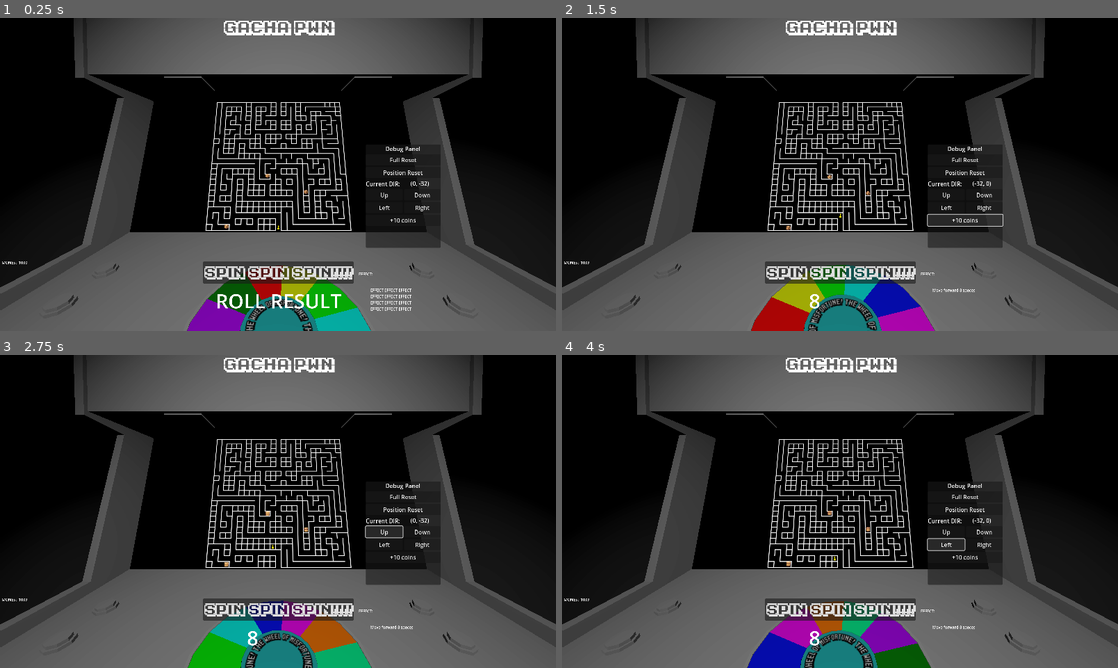
Above: before the commit, frames 1-4 (two rows, left to right).
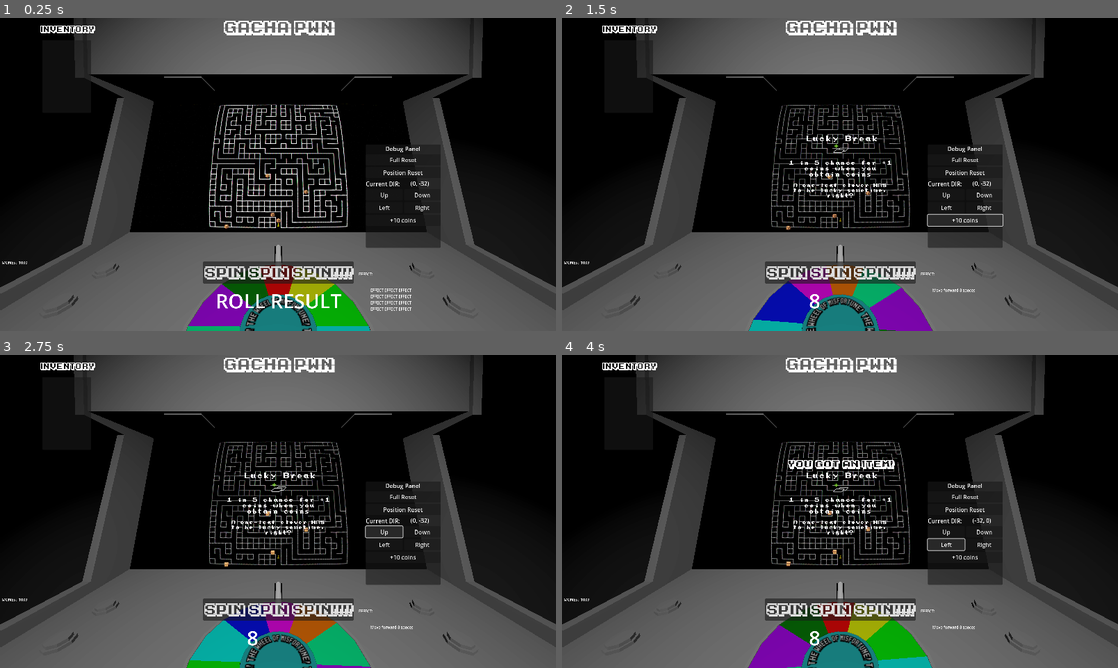
Above: after the commit, the same moments.

Repository: kronoskrull/Untitled-Gacha-game
Game: Godot game, scene res://Level/level.tscn
Same seed, same stepped clock (60 frames per second), same inputs: the game is played once before the commit and once after it.
Inputs:
- Up to frame 1 (0.25 s): no input
- Up to frame 2 (1.5 s): click "SPIN SPIN SPIN!!!!" at 0.5 s; click "+10 coins" at 1.25 s
- Up to frame 3 (2.75 s): click "Up" at 2 s
- Up to frame 4 (4 s): click "Down" at 2.75 s; click "Left" at 3.5 s

The runs differ from the first frame. In frame 1, 4.9% of the frame differs, in the area x 7-67%, y 2-100%; in frame 2, 7.4%; in frame 3, 5.9%; in frame 4, 7.7%.

Commit message:
Obtainables + Inv Working

Diff:
--- a/Junctions/tjunc.gd
+++ b/Junctions/tjunc.gd
@@ -10,13 +10,14 @@
 
 func _on_area_2d_area_entered(area: Area2D) -> void:
 	#breakpoint
+	var reroll = false
 	var playerDIR = area.get_parent().get_parent().get_parent().playerDIR
-	area.get_parent().get_parent().get_parent().playerDIR = rollDIR(playerDIR)
+	area.get_parent().get_parent().get_parent().playerDIR = rollDIR(playerDIR, reroll)
 
 
 
 
-func rollDIR(playerDIR) -> Vector2:
+func rollDIR(playerDIR, reroll: bool) -> Vector2:
 	randomize()
 	var i = randi_range(0, 2)
 
@@ -29,20 +30,42 @@
 					if playerDIR != Vector2(32, 0):
 							playerDIR = Vector2(-32, 0)
 							return playerDIR
-					else:
-						rollDIR(playerDIR)
+					elif !reroll:
+						reroll = true
+						rollDIR(playerDIR, reroll)
+					elif reroll:
+						var r = randi_range(0, 1)
+						if r > 0:
+							playerDIR = Vector2(-32, 0)
+						else:
+							playerDIR = Vector2(0, 32)
+
 				1: # Down from point
 					if playerDIR != Vector2(0, -32):
 						playerDIR = Vector2(0, 32)
 						return playerDIR
-					else:
-						rollDIR(playerDIR)
+					elif !reroll:
+						reroll = true
+						rollDIR(playerDIR, reroll)
+					elif reroll:
+						var r = randi_range(0, 1)
+						if r > 0:
+							playerDIR = Vector2(0, 32)
+						else:
+							playerDIR = Vector2(0, -32)
 				2: # Right from point
 					if playerDIR != Vector2(-32, 0):
 						playerDIR = Vector2(32, 0)
 						return playerDIR
-					else:
-						rollDIR(playerDIR)
+					elif !reroll:
+						reroll = true
+						rollDIR(playerDIR, reroll)
+					elif reroll:
+						var r = randi_range(0, 1)
+						if r > 0:
+							playerDIR = Vector2(32, 0)
+						else:
+							playerDIR = Vector2(0, 32)
 
 		1: # Left-pointing T shape
 
@@ -51,20 +74,41 @@
 					if playerDIR != Vector2(0, 32):
 							playerDIR = Vector2(0, -32)
 							return playerDIR
-					else:
-						rollDIR(playerDIR)
+					elif !reroll:
+						reroll = true
+						rollDIR(playerDIR, reroll)
+					elif reroll:
+						var r = randi_range(0, 1)
+						if r > 0:
+							playerDIR = Vector2(0, -32)
+						else:
+							playerDIR = Vector2(-32, 0)
 				1: # Down from point
 					if playerDIR != Vector2(32, 0):
 						playerDIR = Vector2(-32, 0)
 						return playerDIR
-					else:
-						rollDIR(playerDIR)
+					elif !reroll:
+						reroll = true
+						rollDIR(playerDIR, reroll)
+					elif reroll:
+						var r = randi_range(0, 1)
+						if r > 0:
+							playerDIR = Vector2(-32, 0)
+						else:
+							playerDIR = Vector2(0, -32)
 				2: # Right from point
 					if playerDIR != Vector2(0, -32):
 						playerDIR = Vector2(0, 32)
 						return playerDIR
-					else:
-						rollDIR(playerDIR)
+					elif !reroll:
+						reroll = true
+						rollDIR(playerDIR, reroll)
+					elif reroll:
+						var r = randi_range(0, 1)
+						if r > 0:
+							playerDIR = Vector2(32, 0)
+						else:
+							playerDIR = Vector2(0, 32)
 
 		2: # Right-pointing T shape
 
@@ -74,19 +118,22 @@
 							playerDIR = Vector2(0, 32)
 							return playerDIR
 					else:
-						rollDIR(playerDIR)
+						reroll = true
+						rollDIR(playerDIR, reroll)
 				1: # Down from point
 					if playerDIR != Vector2(-32, 0):
 						playerDIR = Vector2(32, 0)
 						return playerDIR
 					else:
-						rollDIR(playerDIR)
+						reroll = true
+						rollDIR(playerDIR, reroll)
 				2: # Right from point
 					if playerDIR != Vector2(0, 32):
 						playerDIR = Vector2(0, -32)
 						return playerDIR
 					else:
-						rollDIR(playerDIR)
+						reroll = true
+						rollDIR(playerDIR, reroll)
 
 		3: # Upside-Down T shape
 
@@ -96,18 +143,21 @@
 							playerDIR = Vector2(32, 0)
 							return playerDIR
 					else:
-						rollDIR(playerDIR)
+						reroll = true
+						rollDIR(playerDIR, reroll)
 				1: # Down from point
 					if playerDIR != Vector2(0, 32):
 						playerDIR = Vector2(0, -32)
 						return playerDIR
 					else:
-						rollDIR(playerDIR)
+						reroll = true
+						rollDIR(playerDIR, reroll)
 				2: # Right from point
 					if playerDIR != Vector2(32, 0):
 						playerDIR = Vector2(-32, 0)
 						return playerDIR
 					else:
-						rollDIR(playerDIR)
+						reroll = true
+						rollDIR(playerDIR, reroll)
 
 	return playerDIR
--- /dev/null
+++ b/Level/inventoryItem.gd
@@ -0,0 +1,40 @@
+extends Button
+
+var index: int
+
+@onready var itemName: Button = $"."
+@onready var itemSprite: Sprite2D = $Sprite2D
+@onready var descLabel: Label = $desc
+@onready var hoverPlayer: AnimationPlayer = $hoverPlayer
+@onready var activatePlayer: AnimationPlayer = $activatePlayer
+@onready var activateTipLabel: Label = $activateTipLabel
+
+
+var is_focused: bool = false
+
+func _ready() -> void:
+	hoverPlayer.play("hover")
+	hide()
+
+
+func _process(delta: float) -> void:
+	if is_focused:
+		descLabel.show()
+	else:
+		descLabel.hide()
+
+
+func activate():
+	activatePlayer.play("activateEffect")
+
+
+func _on_button_down() -> void:
+	is_focused = true
+
+
+func _on_button_up() -> void:
+	is_focused = false
+
+
+func _on_stim_button_pressed() -> void:
+	activatePlayer.play("activateIdle")
--- a/Level/level.gd
+++ b/Level/level.gd
@@ -29,12 +29,22 @@
 @onready var itemEffect: Label = $SubViewport/obtainedAnim/itemEffect
 @onready var commentLabel: Label = $SubViewport/obtainedAnim/commentLabel
 @onready var obtainedAnim: Node2D = $SubViewport/obtainedAnim
-
-
+var itemsActivating: Array = [0]
+var newItemIndex: int
+var newActLabel: String
+@onready var invItem = preload("res://invItem.tscn")
+@onready var inventory: VBoxContainer = $inv/inventoryPanel/VBoxContainer
+var invItemInstance
+var rarity: Color
+
+var common: Color = Color.GREEN_YELLOW
+var rare: Color = Color.SKY_BLUE
+var ultraRare: Color = Color.DARK_MAGENTA
 
 
 # Set the money count to whatever it's supposed to be
 func _ready() -> void:
+
 	monUpdate()
 
 func _process(delta: float) -> void:
@@ -50,10 +60,6 @@
 # starts, it spins a random number 0 - 9 inclusive. This value is an index thatr corresponds to one of
 # the ten available positions on the player spinner.
 
-# The main attraction for this function is the match table, which will house all the different possible
-# effects. 0 - 9 correspond to the base movement of 0 or 5 spaces, base gain of 2, 3, or 5 coins, or
-# loss of 1 extra coin that the spinner defaults to at the start of a run, and everything following
-# is some other effect in no particular order for now.
 
 func interpretSpin() -> void:
 	if money > 0 and canSpin:
@@ -66,7 +72,9 @@
 		if obtainedItems.has(5) and spinResult == 0:           #TODO
 			var i = randi_range(0, 3)
 			if i < 1:
-															   #TODO make an animation for when you reroll a 0
+				itemsActivating.clear()
+				itemsActivating.append(5)
+				itemActivate(itemsActivating)
 				interpretSpin()
 
 
@@ -79,22 +87,31 @@
 		if obtainedItems.has(1):
 			var i = randi_range(0, 9)
 			if i < 1:
-				itemBob(1)
+				itemsActivating.clear()
+				itemsActivating.append(1)
+				itemActivate(itemsActivating)
 				distance += 1
 		if obtainedItems.has(3):
-			itemBob(3)
+			itemsActivating.clear()
+			itemsActivating.append(3)
+			itemActivate(itemsActivating)
 			distance += 1
 
 		if obtainedItems.has(6):
-			itemBob(6)
+			itemsActivating.clear()
+			itemsActivating.append(6)
+			itemActivate(itemsActivating)
 			distance += 2
 
 		move(distance)
 		effect.text = "Move forward " + str(distance) + " spaces"
 
 
-func itemBob(item: int) -> void:
-	pass
+func itemActivate(items: Array) -> void:
+	for c in inventory.get_children():
+		if items.has(c.index):
+			c.activate()
+		await get_tree().create_timer(0.1).timeout
 
 func move(distance: int) -> void:
 	if distance > 0:
@@ -114,76 +131,113 @@
 func pauseForObtainable() -> void:
 
 	while obtainablePause:
+
 		fadeRect.color.a = lerpf(fadeRect.color.a, 0.5, 1)
+		invItemInstance = invItem.instantiate()
 		obtainableAnim()
 
 		await get_tree().create_timer(5.0).timeout
 		fadeRect.color.a = lerpf(fadeRect.color.a, 0, 1)
 		obtainedAnim.hide()
 		itemAnims.stop()
+
+
+		inventory.add_child(invItemInstance)
+		invItemInstance.z_index = 5
+		invItemInstance.index = newItemIndex
+		invItemInstance.itemName.text = itemName.text
+		invItemInstance.itemName.self_modulate = Color(rarity)
+		invItemInstance.itemSprite.texture = itemSprite.texture
+		invItemInstance.descLabel.text = itemEffect.text
+		invItemInstance.activateTipLabel.text = newActLabel
+		invItemInstance.show()
+
 		obtainablePause = false
 		continue
 
 
 func obtainableAnim():
+
 	match lastObtained:
 		0:
 			itemSprite.set_texture(preload("res://Assets/obtainables/obt001.png"))
 			itemName.text = "Leg Day"
 			itemEffect.text = "1 in 10 chance to move an extra space"
 			commentLabel.text = "Maybe hitting the gym isn't such a bad idea"
+			newActLabel = "+1 to roll!"
+			rarity = common
+
 		1:
 			itemSprite.set_texture(preload("res://Assets/obtainables/obt002.png"))
 			itemName.text = "Lucky Break"
-			itemEffect.text = "1 in 4 chance for +1 coins when you obtain coins"
+			itemEffect.text = "1 in 5 chance for +1 coins when you obtain coins"
 			commentLabel.text = "A one-leaf clover HAS to be lucky sometime, right?"
+			newActLabel = "+1 coin!"
+			rarity = common
 		2:
 			itemSprite.set_texture(preload("res://Assets/obtainables/obt001.png"))
 			itemName.text = "Negative Negation"
 			itemEffect.text = "1 in 20 chance to negate a negative space effect"
 			commentLabel.text = "If I can't see it, it doesn't exist!"
+			newActLabel = "Effect Negated!"
+			rarity = common
 		3:
 			itemSprite.set_texture(preload("res://Assets/obtainables/obt001.png"))
 			itemName.text = "Leg Day+"
 			itemEffect.text = "Adds +1 to every spin"
 			commentLabel.text = "Those gains are really paying off, huh?"
+			newActLabel = "+1 to roll!"
+			rarity = rare
 		4:
 			itemSprite.set_texture(preload("res://Assets/obtainables/obt001.png"))
-			itemName.text = "Cash Advance"
+			itemName.text = "Bank Error"
 			itemEffect.text = "When gaining/losing coins, 1 in 4 chance to double the amount"
 			commentLabel.text = "Bank error in your favor (or not)"
+			newActLabel = "ERR0R"
+			rarity = rare
 		5:
 			itemSprite.set_texture(preload("res://Assets/obtainables/obt001.png"))
 			itemName.text = "Anywhere But Here"
 			itemEffect.text = "1 in 4 chance to reroll every 0"
 			commentLabel.text = "We've all cheated at least once, right?"
+			newActLabel = "Reroll!"
+			rarity = rare
 		6:
 			itemSprite.set_texture(preload("res://Assets/obtainables/obt001.png"))
 			itemName.text = "Leg Day++"
 			itemEffect.text = "Adds +2 to every spin"
-			commentLabel.text = "What are they putting in your pre-workout, man?!"
+			commentLabel.text = "What are they putting in your pre-workout, dude?!"
+			newActLabel = "+2 to roll!"
+			rarity = ultraRare
 		7:
 			itemSprite.set_texture(preload("res://Assets/obtainables/obt001.png"))
 			itemName.text = "Two's Company"
 			itemEffect.text = "Doubles all effect, item and roll odds"
 			commentLabel.text = "Oops, All Sixes!"
+			rarity = ultraRare
 		8:
 			itemSprite.set_texture(preload("res://Assets/obtainables/obt001.png"))
 			itemName.text = "Scot-Free"
 			itemEffect.text = "Pay 10 coins to negate a negative space effect"
 			commentLabel.text = "Just like in real life!"
+			newActLabel = "Consequences Escaped!"
+			rarity = ultraRare
 		9:
 			itemSprite.set_texture(preload("res://Assets/obtainables/obt001.png"))
 			itemName.text = "Multiroll"
 			itemEffect.text = "Roll 3 times, last roll upgrades the space effect!"
 			commentLabel.text = "This is where the fun begins!"
+			newActLabel = "Multiroll!"
+
+
 
 	obtainedAnim.show()
 	itemAnims.play("blink_bob")
 
 
 func getObtainable(obtainable: int) -> void:
-
+	newItemIndex = obtainable
+	obtainedItems.append(obtainable)
 	match obtainable:
 		0, 1, 2:
 			print (spinOptions.masterObtainablesList[obtainable])
--- a/Level/level.tscn
+++ b/Level/level.tscn
@@ -46,6 +46,11 @@
 sky = SubResource("Sky_0udfg")
 tonemap_mode = 2
 glow_enabled = true
+
+[sub_resource type="StandardMaterial3D" id="StandardMaterial3D_xmeaq"]
+albedo_color = Color(0, 0, 0, 1)
+
+[sub_resource type="StandardMaterial3D" id="StandardMaterial3D_cb8bq"]
 
 [sub_resource type="RectangleShape2D" id="RectangleShape2D_htn7m"]
 size = Vector2(141.177, 141.176)
@@ -172,7 +177,7 @@
 script = ExtResource("3_thr51")
 
 [node name="Spinner(1)" type="MeshInstance3D" parent="lighting & env/spinnerPLACEHOLDER"]
-transform = Transform3D(0.004, 0, 0, 0, 0.004, 0, 0, 0, 0.004, 0, 0.0360735, 0.0891991)
+transform = Transform3D(0.004, 0, 0, 0, 0.004, 0, 0, 0, 0.004, 0, 0.036, 0)
 material_override = SubResource("StandardMaterial3D_54ae4")
 mesh = ExtResource("5_ynopn")
 skeleton = NodePath("../../..")
@@ -203,7 +208,19 @@
 [node name="WorldEnvironment" type="WorldEnvironment" parent="lighting & env"]
 environment = SubResource("Environment_tqm3s")
 
+[node name="CSGBox3D" type="CSGBox3D" parent="lighting & env"]
+transform = Transform3D(0.3, 0, 0, 0, 0.6, 0, 0, 0, 0.3, 0, -0.177715, 15.1717)
+size = Vector3(1, 1.37207, 1)
+material = SubResource("StandardMaterial3D_xmeaq")
+
+[node name="CSGCylinder3D" type="CSGCylinder3D" parent="lighting & env"]
+transform = Transform3D(0.3, 0, 0, 0, -1.8621e-08, -0.3, 0, 0.426, -1.31134e-08, 0, 0.203744, 15.7813)
+radius = 0.349336
+height = 3.52089
+material = SubResource("StandardMaterial3D_cb8bq")
+
 [node name="SubViewport" type="SubViewport" parent="."]
+handle_input_locally = false
 size = Vector2i(1907, 847)
 
 [node name="HUDBlock" type="Sprite2D" parent="SubViewport"]
@@ -229,7 +246,6 @@
 shape = SubResource("RectangleShape2D_htn7m")
 
 [node name="Maze1_0" type="Sprite2D" parent="SubViewport"]
-visible = false
 material = SubResource("ShaderMaterial_tcoxg")
 position = Vector2(954, 423)
 scale = Vector2(2, 2)
@@ -262,6 +278,14 @@
 
 [node name="obtainable3" parent="SubViewport/obtainables" instance=ExtResource("13_2xnj0")]
 position = Vector2(890, 516)
+scale = Vector2(2, 2)
+
+[node name="obtainable4" parent="SubViewport/obtainables" instance=ExtResource("13_2xnj0")]
+position = Vector2(954, 772)
+scale = Vector2(2, 2)
+
+[node name="obtainable5" parent="SubViewport/obtainables" instance=ExtResource("13_2xnj0")]
+position = Vector2(922, 740)
 scale = Vector2(2, 2)
 
 [node name="obtainedAnim" type="Node2D" parent="SubViewport"]
@@ -1202,7 +1226,36 @@
 light_energy = 5.202
 spot_range = 59.2358
 
+[node name="inv" type="Control" parent="."]
+layout_mode = 3
+anchors_preset = 0
+offset_right = 40.0
+offset_bottom = 40.0
+
+[node name="inventoryPanel" type="PanelContainer" parent="inv"]
+layout_mode = 0
+offset_left = 173.0
+offset_top = 89.0
+offset_right = 374.0
+offset_bottom = 391.0
+
+[node name="VBoxContainer" type="VBoxContainer" parent="inv/inventoryPanel"]
+layout_mode = 2
+
+[node name="Label" type="Label" parent="inv"]
+layout_mode = 0
+offset_left = 160.0
+offset_top = 19.0
+offset_right = 393.0
+offset_bottom = 67.0
+theme_override_fonts/font = ExtResource("18_7x8mt")
+theme_override_font_sizes/font_size = 31
+text = "Inventory"
+horizontal_alignment = 1
+vertical_alignment = 1
+
 [connection signal="pressed" from="Control/1spinButton" to="." method="_on_spin_button_pressed"]
+[connection signal="pressed" from="Control/1spinButton" to="lighting & env/spinnerPLACEHOLDER" method="_on_spin_button_pressed"]
 [connection signal="pressed" from="Control/debugPanel/VBoxContainer/resetbutton" to="." method="_on_resetbutton_pressed"]
 [connection signal="pressed" from="Control/debugPanel/VBoxContainer/posresButton" to="." method="_on_posres_button_pressed"]
 [connection signal="pressed" from="Control/debugPanel/VBoxContainer/GridContainer/dirUP" to="." method="_on_dir_up_pressed"]
--- a/Spinner/spinner_placeholder.gd
+++ b/Spinner/spinner_placeholder.gd
@@ -1,5 +1,8 @@
 extends CSGCylinder3D
 
+var spinning: bool = false
+var spin_velocity: float = 0
+var friction: float = 0.98
 
 # Called when the node enters the scene tree for the first time.
 func _ready() -> void:
@@ -8,4 +11,17 @@
 
 # Called every frame. 'delta' is the elapsed time since the previous frame.
 func _process(delta: float) -> void:
-	rotation.y += 1 * delta
+	#rotation.y += 1 * delta
+	if spinning:
+		if spin_velocity != 0:
+			var currentAngle = self.rotation
+			currentAngle.y += spin_velocity * delta
+			spin_velocity *= friction
+			if spin_velocity < 0.01:
+				spin_velocity = 0
+				spinning = false
+			self.rotation = currentAngle
+
+func _on_spin_button_pressed() -> void:
+	spin_velocity = randf_range(200, 500)
+	spinning = true
--- /dev/null
+++ b/invItem.tscn
@@ -0,0 +1,296 @@
+[gd_scene load_steps=13 format=3 uid="uid://dlbrvj56rjkc0"]
+
+[ext_resource type="Script" path="res://Level/inventoryItem.gd" id="1_mwd0l"]
+[ext_resource type="Texture2D" uid="uid://c84526k3vmba1" path="res://Assets/obtainables/obt001.png" id="2_lc06q"]
+
+[sub_resource type="Animation" id="Animation_g17f1"]
+resource_name = "hover"
+length = 8.0
+loop_mode = 1
+step = 0.0166667
+tracks/0/type = "value"
+tracks/0/imported = false
+tracks/0/enabled = true
+tracks/0/path = NodePath("Sprite2D:position")
+tracks/0/interp = 1
+tracks/0/loop_wrap = true
+tracks/0/keys = {
+"times": PackedFloat32Array(2, 6),
+"transitions": PackedFloat32Array(-2, -2),
+"update": 0,
+"values": [Vector2(247, 8), Vector2(247, 24)]
+}
+tracks/1/type = "value"
+tracks/1/imported = false
+tracks/1/enabled = true
+tracks/1/path = NodePath("Sprite2D:rotation")
+tracks/1/interp = 1
+tracks/1/loop_wrap = true
+tracks/1/keys = {
+"times": PackedFloat32Array(3.06667, 7.78333),
+"transitions": PackedFloat32Array(-2, -2),
+"update": 0,
+"values": [0.0349066, -0.0349066]
+}
+
+[sub_resource type="Animation" id="Animation_ovrtn"]
+length = 0.001
+tracks/0/type = "value"
+tracks/0/imported = false
+tracks/0/enabled = true
+tracks/0/path = NodePath("Sprite2D:position")
+tracks/0/interp = 1
+tracks/0/loop_wrap = true
+tracks/0/keys = {
+"times": PackedFloat32Array(0),
+"transitions": PackedFloat32Array(1),
+"update": 0,
+"values": [Vector2(247, 16)]
+}
+tracks/1/type = "value"
+tracks/1/imported = false
+tracks/1/enabled = true
+tracks/1/path = NodePath("Sprite2D:rotation")
+tracks/1/interp = 1
+tracks/1/loop_wrap = true
+tracks/1/keys = {
+"times": PackedFloat32Array(0),
+"transitions": PackedFloat32Array(1),
+"update": 0,
+"values": [0.0]
+}
+
+[sub_resource type="AnimationLibrary" id="AnimationLibrary_g660u"]
+_data = {
+"RESET": SubResource("Animation_ovrtn"),
+"hover": SubResource("Animation_g17f1")
+}
+
+[sub_resource type="Animation" id="Animation_2mpje"]
+length = 0.001
+tracks/0/type = "value"
+tracks/0/imported = false
+tracks/0/enabled = true
+tracks/0/path = NodePath("Sprite2D:scale")
+tracks/0/interp = 1
+tracks/0/loop_wrap = true
+tracks/0/keys = {
+"times": PackedFloat32Array(0),
+"transitions": PackedFloat32Array(1),
+"update": 0,
+"values": [Vector2(3, 3)]
+}
+tracks/1/type = "value"
+tracks/1/imported = false
+tracks/1/enabled = true
+tracks/1/path = NodePath("Sprite2D:rotation")
+tracks/1/interp = 1
+tracks/1/loop_wrap = true
+tracks/1/keys = {
+"times": PackedFloat32Array(0),
+"transitions": PackedFloat32Array(1),
+"update": 0,
+"values": [0.0]
+}
+tracks/2/type = "value"
+tracks/2/imported = false
+tracks/2/enabled = true
+tracks/2/path = NodePath("activateTipLabel:visible")
+tracks/2/interp = 1
+tracks/2/loop_wrap = true
+tracks/2/keys = {
+"times": PackedFloat32Array(0),
+"transitions": PackedFloat32Array(1),
+"update": 1,
+"values": [false]
+}
+tracks/3/type = "value"
+tracks/3/imported = false
+tracks/3/enabled = true
+tracks/3/path = NodePath("activateTipLabel:position")
+tracks/3/interp = 1
+tracks/3/loop_wrap = true
+tracks/3/keys = {
+"times": PackedFloat32Array(0),
+"transitions": PackedFloat32Array(1),
+"update": 0,
+"values": [Vector2(315, 8)]
+}
+tracks/4/type = "value"
+tracks/4/imported = false
+tracks/4/enabled = true
+tracks/4/path = NodePath("activateTipLabel:scale")
+tracks/4/interp = 1
+tracks/4/loop_wrap = true
+tracks/4/keys = {
+"times": PackedFloat32Array(0),
+"transitions": PackedFloat32Array(1),
+"update": 0,
+"values": [Vector2(1, 1)]
+}
+
+[sub_resource type="Animation" id="Animation_2q3je"]
+resource_name = "activateEffect"
+length = 0.400003
+tracks/0/type = "value"
+tracks/0/imported = false
+tracks/0/enabled = true
+tracks/0/path = NodePath("Sprite2D:scale")
+tracks/0/interp = 1
+tracks/0/loop_wrap = true
+tracks/0/keys = {
+"times": PackedFloat32Array(0, 0.0666667, 0.266667),
+"transitions": PackedFloat32Array(1, -2, -2),
+"update": 0,
+"values": [Vector2(3, 3), Vector2(4.215, 4.215), Vector2(3, 3)]
+}
+tracks/1/type = "value"
+tracks/1/imported = false
+tracks/1/enabled = true
+tracks/1/path = NodePath("Sprite2D:rotation")
+tracks/1/interp = 1
+tracks/1/loop_wrap = true
+tracks/1/keys = {
+"times": PackedFloat32Array(0, 0.0666667, 0.2, 0.266667),
+"transitions": PackedFloat32Array(1, -2, -2, -2),
+"update": 0,
+"values": [0.0, -0.0872665, 0.0349066, 0.0]
+}
+tracks/2/type = "value"
+tracks/2/imported = false
+tracks/2/enabled = true
+tracks/2/path = NodePath("activateTipLabel:visible")
+tracks/2/interp = 1
+tracks/2/loop_wrap = true
+tracks/2/keys = {
+"times": PackedFloat32Array(0, 0.0666667, 0.4),
+"transitions": PackedFloat32Array(1, 1, 1),
+"update": 1,
+"values": [false, true, false]
+}
+tracks/3/type = "value"
+tracks/3/imported = false
+tracks/3/enabled = true
+tracks/3/path = NodePath("activateTipLabel:position")
+tracks/3/interp = 1
+tracks/3/loop_wrap = true
+tracks/3/keys = {
+"times": PackedFloat32Array(0, 0.0333333, 0.1, 0.400003),
+"transitions": PackedFloat32Array(1, 1, -2, -2),
+"update": 0,
+"values": [Vector2(315, 8), Vector2(315, 8), Vector2(315, -2), Vector2(315, 8)]
+}
+tracks/4/type = "value"
+tracks/4/imported = false
+tracks/4/enabled = true
+tracks/4/path = NodePath("activateTipLabel:scale")
+tracks/4/interp = 1
+tracks/4/loop_wrap = true
+tracks/4/keys = {
+"times": PackedFloat32Array(0, 0.0333333, 0.1, 0.333333),
+"transitions": PackedFloat32Array(1, 1, -2, -2),
+"update": 0,
+"values": [Vector2(1, 1), Vector2(1, 1), Vector2(2, 2), Vector2(1, 1)]
+}
+
+[sub_resource type="Animation" id="Animation_m6j65"]
+resource_name = "activateIdle"
+length = 0.26667
+tracks/0/type = "value"
+tracks/0/imported = false
+tracks/0/enabled = true
+tracks/0/path = NodePath("Sprite2D:scale")
+tracks/0/interp = 1
+tracks/0/loop_wrap = true
+tracks/0/keys = {
+"times": PackedFloat32Array(0, 0.0666667, 0.266667),
+"transitions": PackedFloat32Array(1, -2, -2),
+"update": 0,
+"values": [Vector2(3, 3), Vector2(4.215, 4.215), Vector2(3, 3)]
+}
+tracks/1/type = "value"
+tracks/1/imported = false
+tracks/1/enabled = true
+tracks/1/path = NodePath("Sprite2D:rotation")
+tracks/1/interp = 1
+tracks/1/loop_wrap = true
+tracks/1/keys = {
+"times": PackedFloat32Array(0, 0.0666667, 0.133333, 0.266667),
+"transitions": PackedFloat32Array(1, -2, -2, -2),
+"update": 0,
+"values": [0.0, -0.0872665, 0.0349066, 0.0]
+}
+
+[sub_resource type="AnimationLibrary" id="AnimationLibrary_hvoxx"]
+_data = {
+"RESET": SubResource("Animation_2mpje"),
+"activateEffect": SubResource("Animation_2q3je"),
+"activateIdle": SubResource("Animation_m6j65")
+}
+
+[sub_resource type="StyleBoxEmpty" id="StyleBoxEmpty_i8stc"]
+
+[sub_resource type="StyleBoxEmpty" id="StyleBoxEmpty_uu6na"]
+
+[sub_resource type="StyleBoxEmpty" id="StyleBoxEmpty_2tv88"]
+
+[node name="item" type="Button"]
+z_index = 5
+offset_right = 87.0
+offset_bottom = 38.0
+theme_override_font_sizes/font_size = 21
+text = "Leg Day"
+script = ExtResource("1_mwd0l")
+
+[node name="Sprite2D" type="Sprite2D" parent="."]
+texture_filter = 1
+position = Vector2(247, 16)
+scale = Vector2(3, 3)
+texture = ExtResource("2_lc06q")
+
+[node name="desc" type="Label" parent="."]
+visible = false
+layout_mode = 0
+offset_left = -162.0
+offset_top = 3.0
+offset_right = -6.0
+offset_bottom = 26.0
+theme_override_font_sizes/font_size = 21
+text = "sampletext"
+autowrap_mode = 2
+
+[node name="hoverPlayer" type="AnimationPlayer" parent="."]
+libraries = {
+"": SubResource("AnimationLibrary_g660u")
+}
+
+[node name="activateTipLabel" type="Label" parent="."]
+visible = false
+layout_mode = 0
+offset_left = 315.0
+offset_top = 7.99993
+offset_right = 402.0
+offset_bottom = 30.9999
+rotation = -0.0387933
+text = "sampletext"
+
+[node name="activatePlayer" type="AnimationPlayer" parent="."]
+libraries = {
+"": SubResource("AnimationLibrary_hvoxx")
+}
+
+[node name="stimButton" type="Button" parent="."]
+z_index = 5
+layout_mode = 0
+offset_left = 199.0
+offset_top = -17.0
+offset_right = 295.0
+offset_bottom = 43.0
+theme_override_styles/focus = SubResource("StyleBoxEmpty_i8stc")
+theme_override_styles/pressed = SubResource("StyleBoxEmpty_uu6na")
+theme_override_styles/normal = SubResource("StyleBoxEmpty_2tv88")
+flat = true
+
+[connection signal="button_down" from="." to="." method="_on_button_down"]
+[connection signal="button_up" from="." to="." method="_on_button_up"]
+[connection signal="pressed" from="stimButton" to="." method="_on_stim_button_pressed"]
Not shown: 1 places in Level/level.tscn that only renumber resources
